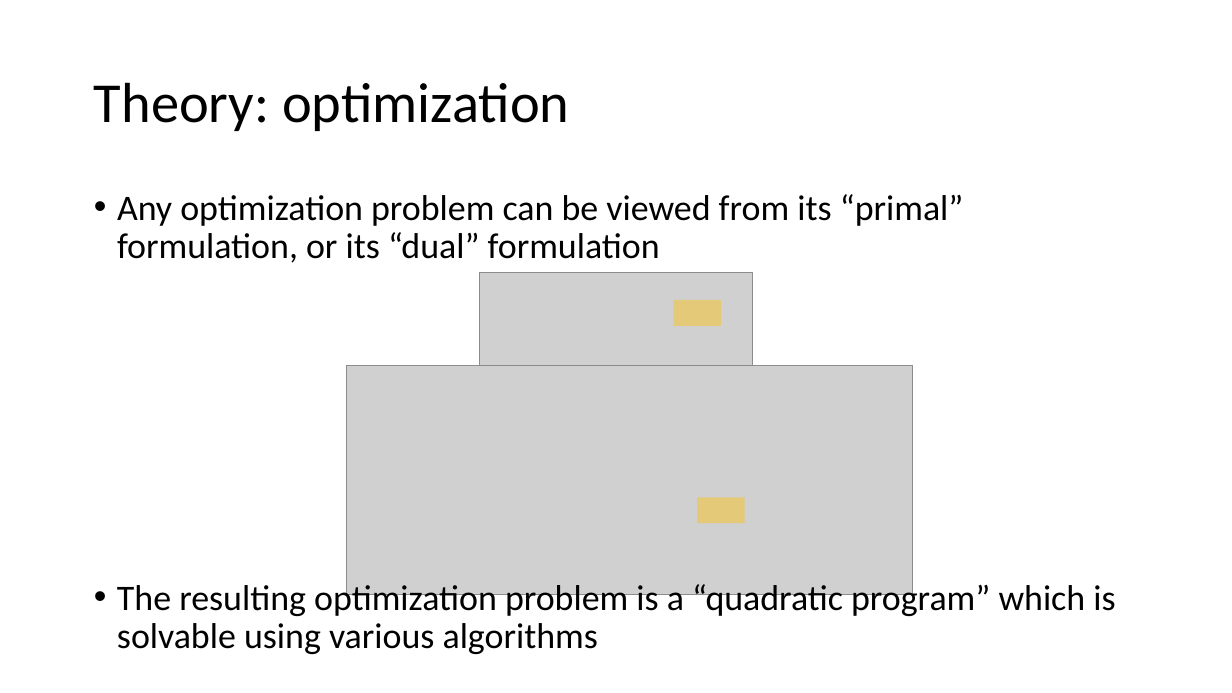
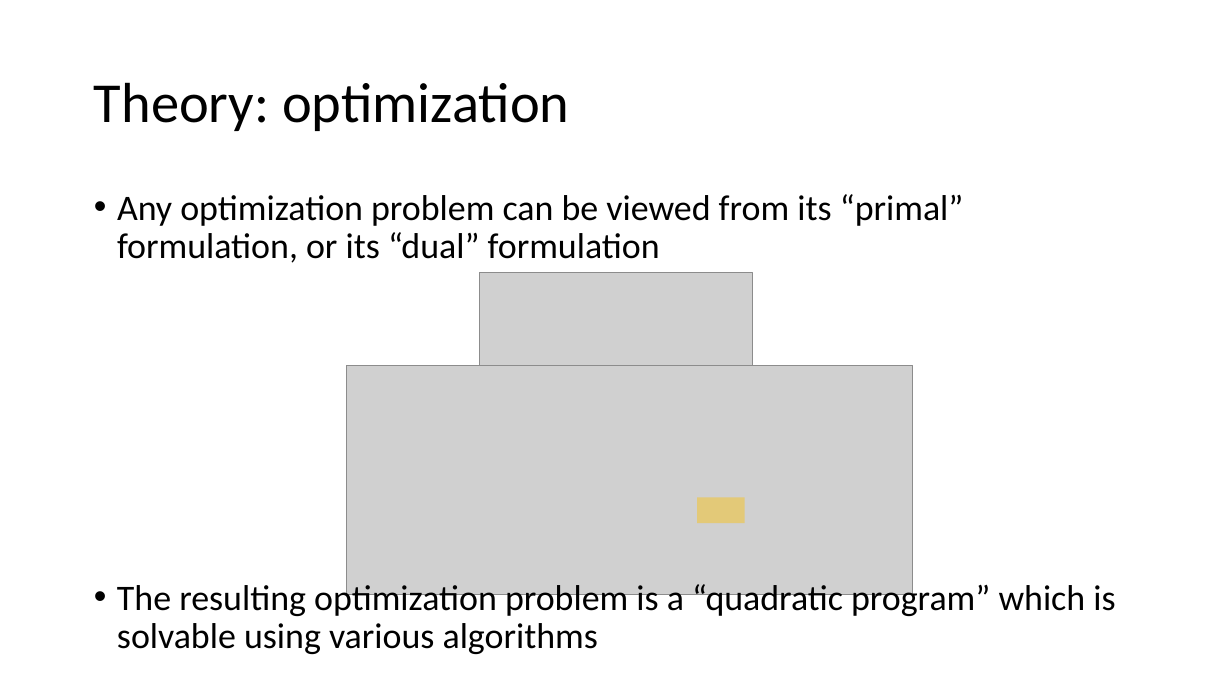
Before and after one commit to aidantmcb/SVM_Demo, a slide deck: slide 9 of TolColors.pptx. Drawn at 1232x693 pixels with LibreOffice and Linux fonts; fonts in the diff are those of the drawing; grey boxes stand for pictures. Boxes give left, top, right and bottom in pixels: in the first picture for what was removed or moved away, otherwise in the second. Text is boxed around its words. In the diff, an @@ line names an element or a change of style, - is before the commit and + after.

Commit message:
ppt updates

```diff
--- a/TolColors.pptx
+++ b/TolColors.pptx
@@ rectangle removed at bbox=[674, 300, 722, 326] @@
```
Also in this commit, not shown: 1 other file.
